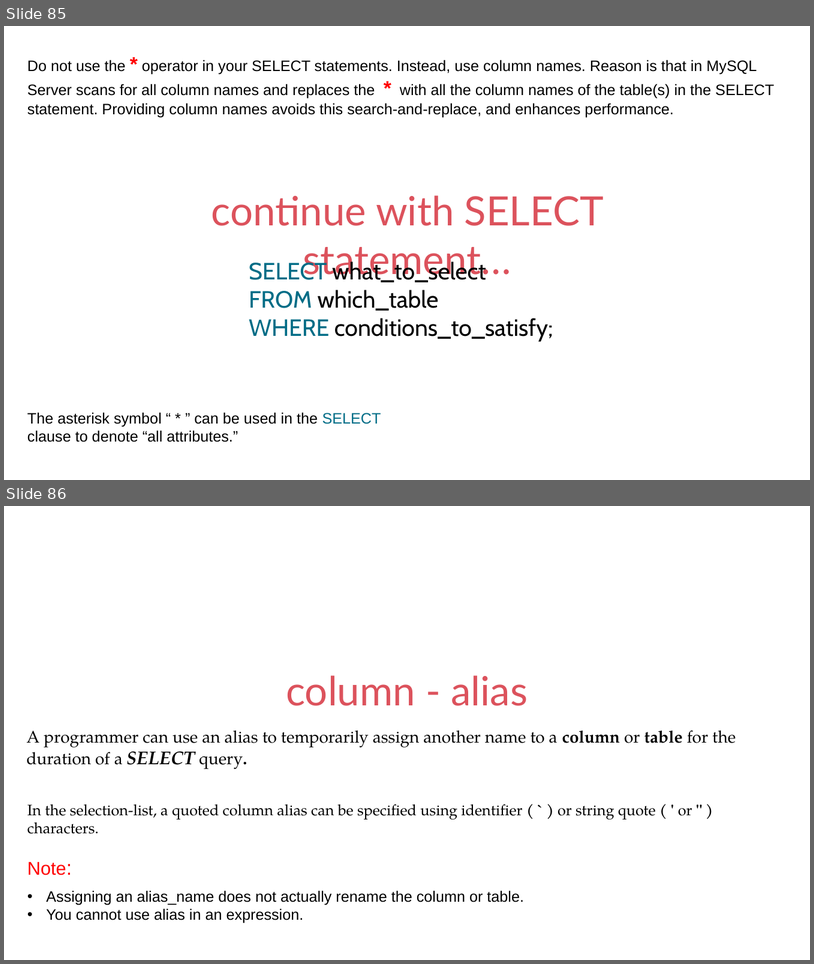
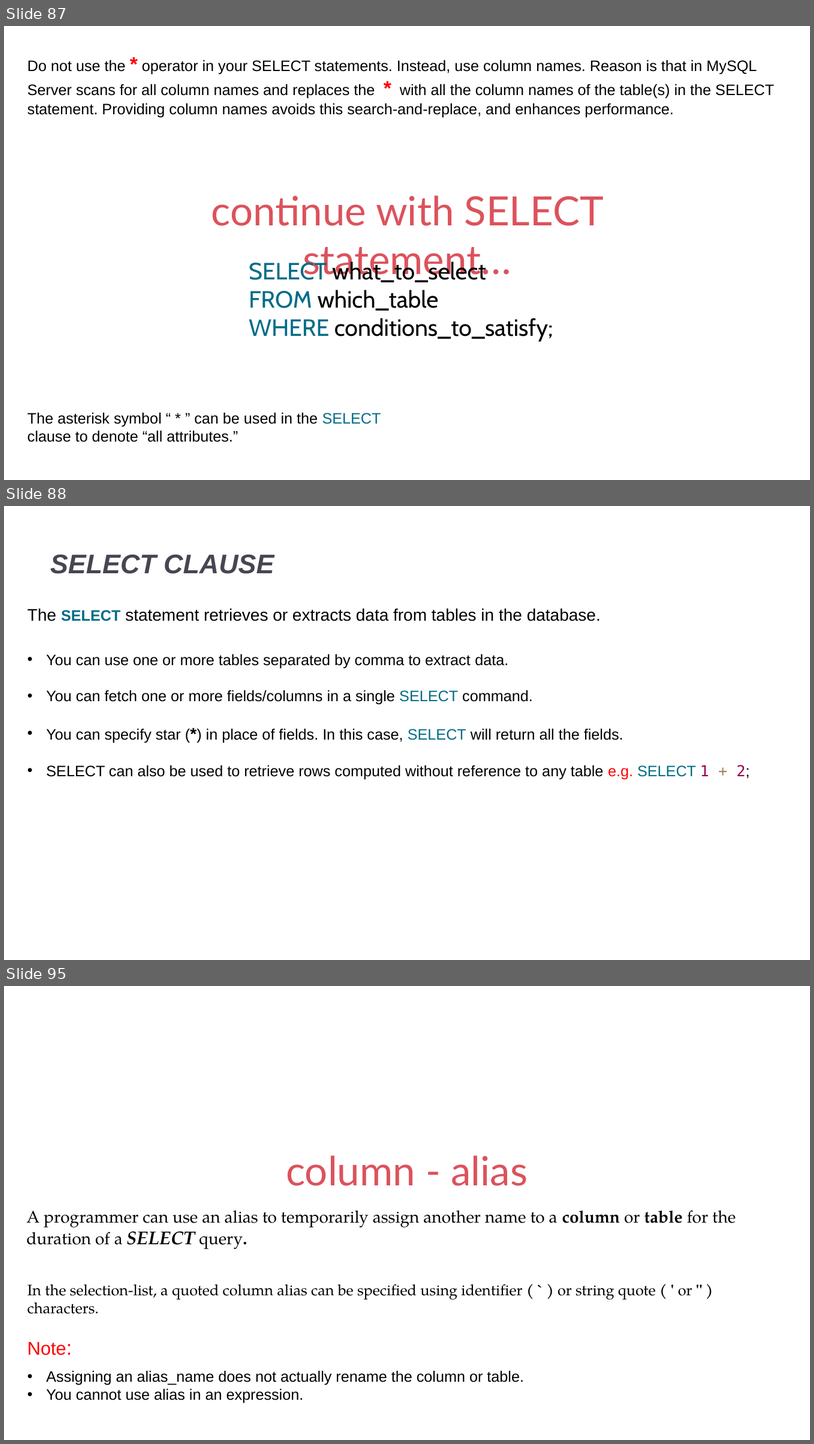
Before and after one commit to RajnishJadhav/DBT, a slide deck: IET MySQL PPT Ver9.pptx. Shown one above the other, each under a label of ours: slides 85 and 86 before the commit, slides 87, 88 and 95 after it; the slides between them are not shown. The pictures are 814x964 and 814x1444 pixels, drawn with LibreOffice and Linux fonts; fonts in the diff are those of the drawing. Boxes give left, top, right and bottom in pixels: in the first picture for what was removed or moved away, otherwise in the second. Text is boxed around its words. In the diff, an @@ line names an element or a change of style, - is before the commit and + after.

```diff
--- a/IET MySQL PPT Ver9.pptx
+++ b/IET MySQL PPT Ver9.pptx
@@ slide 88 added at box(4, 506, 810, 960), background #FFFFFF @@
@@ title added at box(50, 554, 274, 574), 32 pt, text #464653, bold, italic @@
+SELECT CLAUSE
@@ text added at box(27, 608, 601, 621), 20 pt, text #000000 @@
+The SELECT statement retrieves or extracts data from tables in the database.
@@ text added at box(46, 654, 750, 779), 18 pt, text #000000 @@
+• You can use one or more tables separated by comma to extract data.
+• You can fetch one or more fields/columns in a single SELECT command.
+• You can specify star (*) in place of fields. In this case, SELECT will return all the fields.
+• SELECT can also be used to retrieve rows computed without reference to any table e.g. SELECT 1 + 2;
@@ what was slide 85 is now slide 87 @@
@@ what was slide 86 is now slide 95 @@
```
Also in this commit, not shown: 4 slides changed, 27 other slides added, 2 other files.
